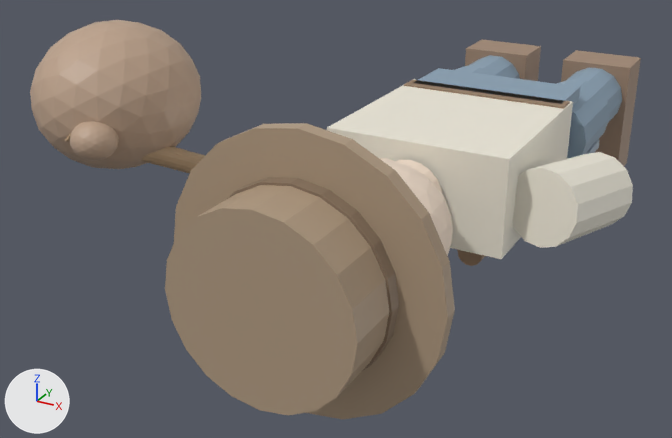
The glTF model models/George_walk_07.glb: old version first, new version second.
Camera for both pictures: a 50 mm lens placed at (1.11, -4.09, 1.11), pointed at (-0.35, -1.42, -0.22). Arrows for +X, +Y and +Z are at lower left; the lights stay in place. The picture after the commit comes second. Where no turn or scale is listed for an object, it has been applied to the vertices.

The older version as bpy lines, for what is in view:
```python
me_geometry_0 = bpy.data.meshes.new('geometry_0')
me_geometry_0.from_pydata(...)  # a box spanning x -0.31..0.31, y -1.56..-0.88, z -0.165..0.165
me_geometry_0.materials.append(mat_defaultmaterial)
me_geometry_17 = bpy.data.meshes.new('geometry_17')
me_geometry_17.from_pydata(...)  # 30 vertices, 56 faces; spans x 0.28..0.61, y -1.524..-1.116, z -0.163..0.123
me_geometry_17.materials.append(mat_defaultmaterial_017)
me_geometry_30 = bpy.data.meshes.new('geometry_30')
me_geometry_30.from_pydata(...)  # 30 vertices, 56 faces; spans x -0.87..-0.32, y -2.193..-1.447, z -0.162..0.282
me_geometry_30.materials.append(mat_defaultmaterial_030)
me_geometry_31 = bpy.data.meshes.new('geometry_31')
me_geometry_31.from_pydata(...)  # an icosphere of 320 faces spanning x -1.11..-0.61, y -2.2..-1.64, z 0.06..0.52
me_geometry_31.materials.append(mat_defaultmaterial_031)
ob_rolled_shirt_sleeve_1 = bpy.data.objects.new('rolled_shirt_sleeve_1', me_geometry_17)
ob_rolled_shirt_sleeve_1.location = (0.0, 0.0, 0.0)
ob_tied_cloth_bindle = bpy.data.objects.new('tied_cloth_bindle', me_geometry_31)
ob_tied_cloth_bindle.location = (0.0, 0.0, 0.0)
ob_wooden_bindle_stick = bpy.data.objects.new('wooden_bindle_stick', me_geometry_30)
ob_wooden_bindle_stick.location = (0.0, 0.0, 0.0)
ob_worn_cream_work_shirt = bpy.data.objects.new('worn_cream_work_shirt', me_geometry_0)
ob_worn_cream_work_shirt.location = (0.0, 0.0, 0.0)
# also in view: 'hat_band' at (0.0, -2.27, 0.0); 'fair_skin_face' at (0.0, -1.91, -0.01); 'work_boot_-1' at (-0.22, -0.1, -0.1); 'hat_crown' at (0.0, -2.35, 0.0); 'denim_calf_-1' at (-0.22, -0.31, 0.0)
```
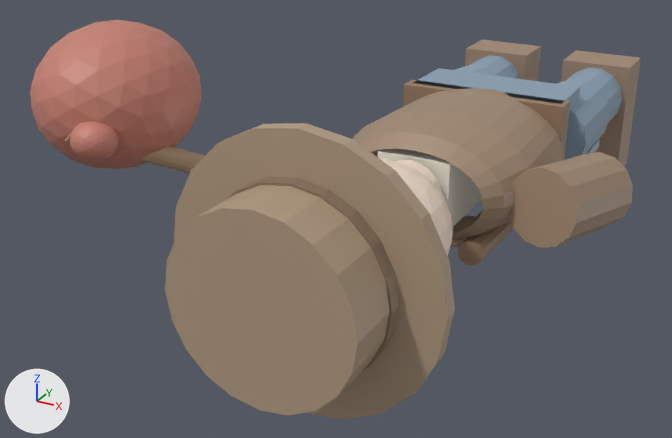
What differs and where, as boxes [x1, y1, x2, y2] in the pictures (672 x 438 px):
'worn_cream_work_shirt', reshaped (15% narrower, 12% shorter): before [327, 79, 573, 259]; after [353, 88, 562, 247]
part 2 of me_geometry_17, recoloured (white to beige): [512, 152, 633, 248] in both
part 3 of me_geometry_31, recoloured (beige to pink): [30, 20, 201, 169] in both

The change, as a list of edits to the scene's bpy script:
```text
Change me_geometry_0:
    used by ob_worn_cream_work_shirt; location = (0.0, 0.0, 0.0)
    remove me_geometry_0.from_pydata(...)  # 8 vertices, 12 faces; spans x -0.31..0.31, y -1.56..-0.88, z -0.165..0.165
    add me_geometry_0.from_pydata(...)  # 761 vertices, 1428 faces; spans x -0.339..0.339, y -1.56..-0.88, z -0.202..0.2
    me_geometry_0 part 1: 8 vertices removed from x -0.31..0.31, y -1.56..-0.88, z -0.165..0.165; 761 vertices added at x -0.339..0.339, y -1.56..-0.88, z -0.202..0.2
Change me_geometry_17:
    where me_geometry_17.from_pydata(...)  # 30 vertices, 56 faces; spans x 0.28..0.61, y -1.524..-1.116, z -0.163..0.123
    used by ob_rolled_shirt_sleeve_1; location = (0.0, 0.0, 0.0)
    me_geometry_17 part 2: 56 faces centred in x 0.314..0.578, y -1.513..-1.127, z -0.146..0.108 are repainted in the vertex colours; the middle colour goes from white #efeadb to beige #a18972
Change me_geometry_31:
    where me_geometry_31.from_pydata(...)  # 162 vertices, 320 faces; spans x -1.11..-0.61, y -2.2..-1.64, z 0.06..0.52
    used by ob_tied_cloth_bindle; location = (0.0, 0.0, 0.0)
    me_geometry_31 part 3: 320 faces centred in x -1.103..-0.617, y -2.192..-1.648, z 0.067..0.513 are repainted in the vertex colours; the middle colour goes from beige #bea38c to pink #c78071
```
